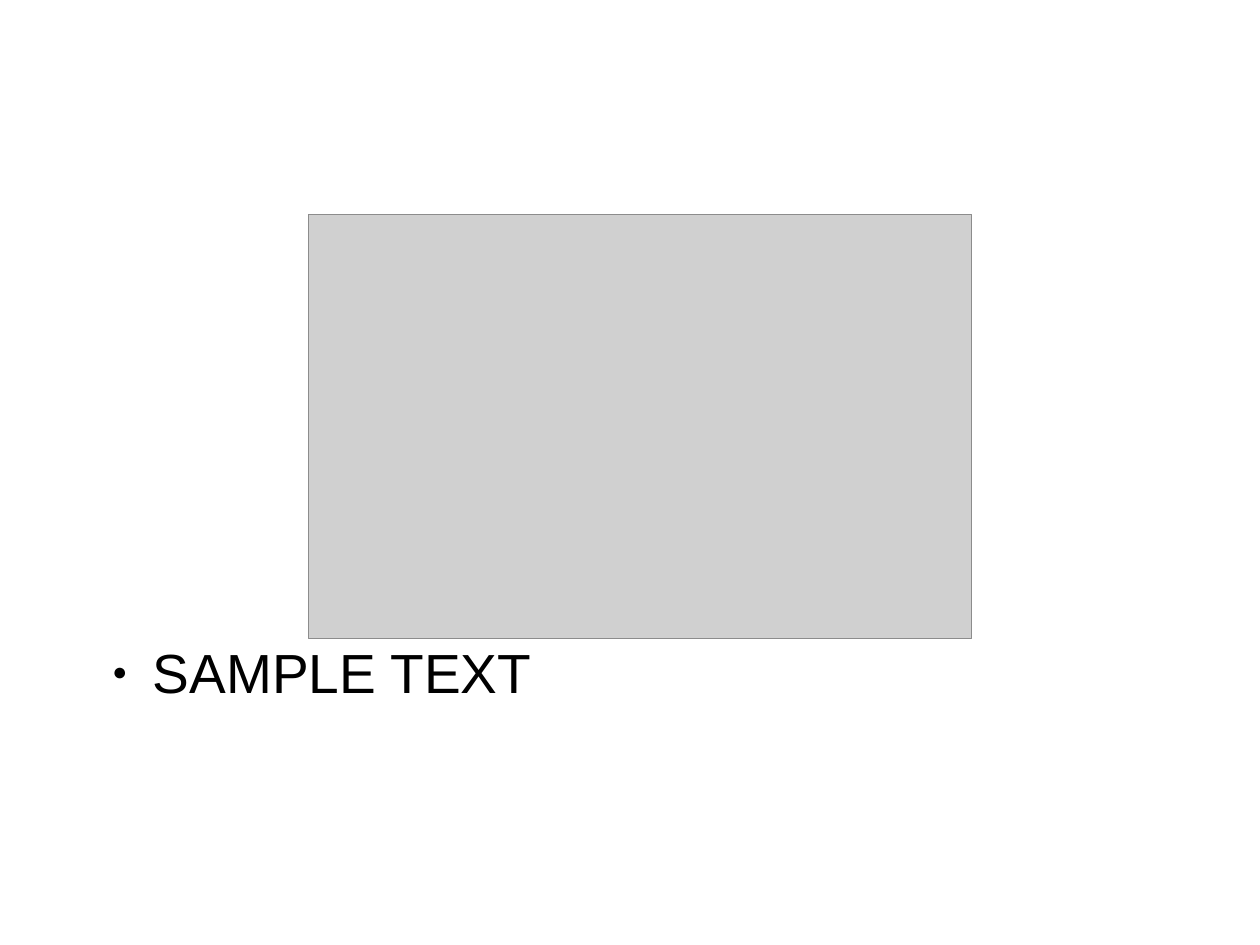
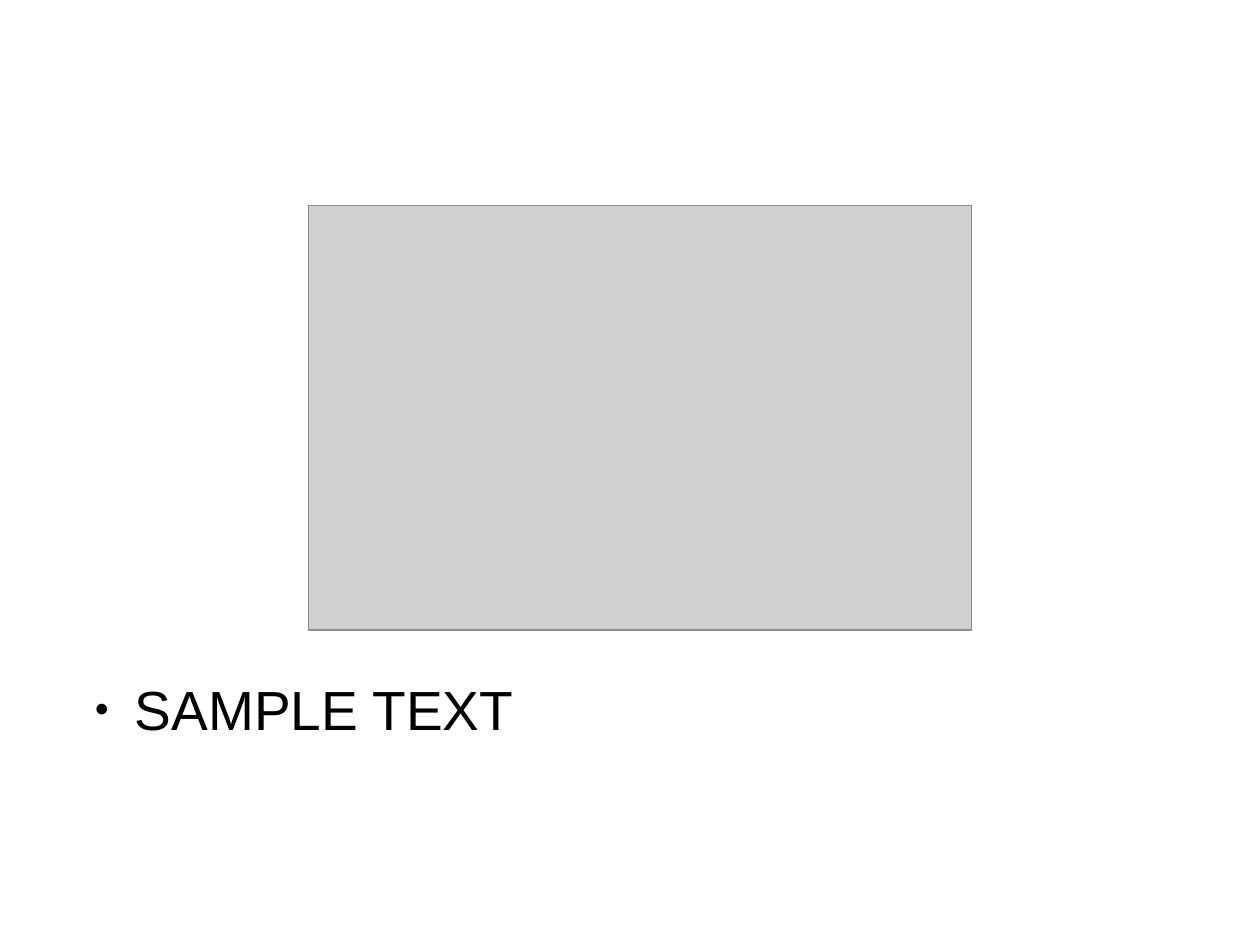
Before and after one commit to FilyFruit/computacion-aplicada, a slide deck: slide 4 of theremindeluz.odp. Drawn at 1260x945 pixels with LibreOffice and Linux fonts; fonts in the diff are those of the drawing; grey boxes stand for pictures; background and template pictures are left out. Boxes give left, top, right and bottom in pixels: in the first picture for what was removed or moved away, otherwise in the second. Text is boxed around its words. In the diff, an @@ line names an element or a change of style, - is before the commit and + after.

```diff
--- a/theremindeluz.odp
+++ b/theremindeluz.odp
@@ picture: place and size @@
-picture at bbox=[309, 214, 972, 638]
+picture at bbox=[309, 206, 972, 630]
@@ text "SAMPLE TEXT": place and size @@
-text "SAMPLE TEXT" at bbox=[153, 654, 531, 694]
+text "SAMPLE TEXT" at bbox=[135, 691, 513, 731]
```
Also in this commit, not shown: 1 other slide changed.
